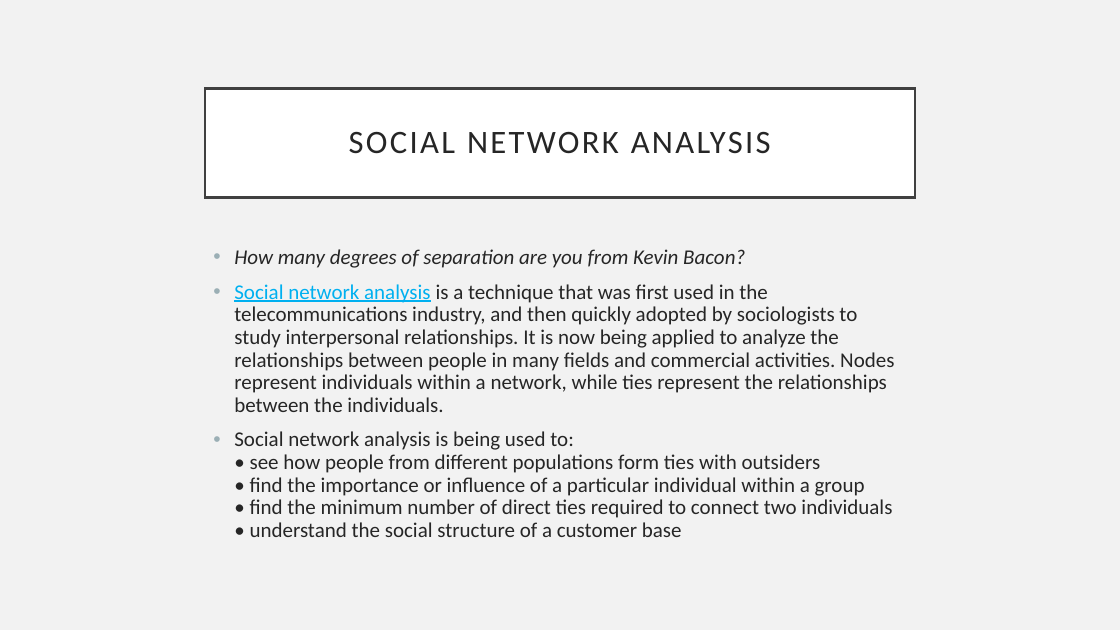
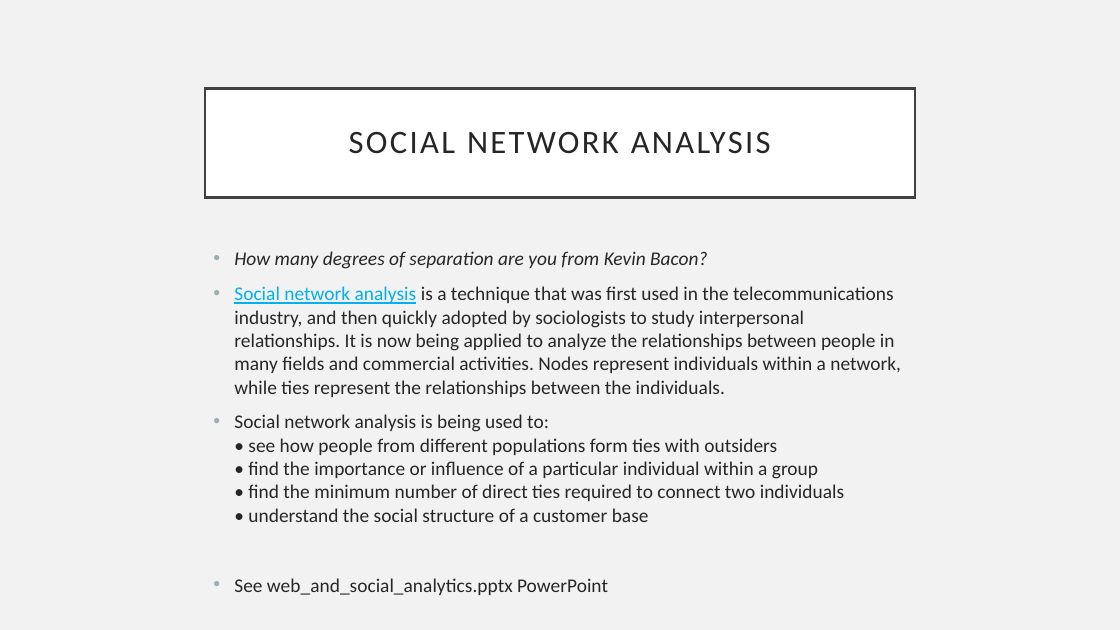
Before and after one commit to mjsale781/bootcampw18, a slide deck: slide 9 of slides/Day_4.pptx. Drawn at 1120x630 pixels with LibreOffice and Linux fonts; fonts in the diff are those of the drawing. Boxes give left, top, right and bottom in pixels: in the first picture for what was removed or moved away, otherwise in the second. Text is boxed around its words. In the diff, an @@ line names an element or a change of style, - is before the commit and + after.

```diff
--- a/slides/Day_4.pptx
+++ b/slides/Day_4.pptx
@@ text at box(234, 251, 901, 522): size 18 to 16.6 pt; line spacing 0.9 to 1 @@
@@ text at box(234, 578, 608, 595): paragraph added @@
+• See web_and_social_analytics.pptx PowerPoint
```
Also in this commit, not shown: 6 other slides changed, 3 other files.
